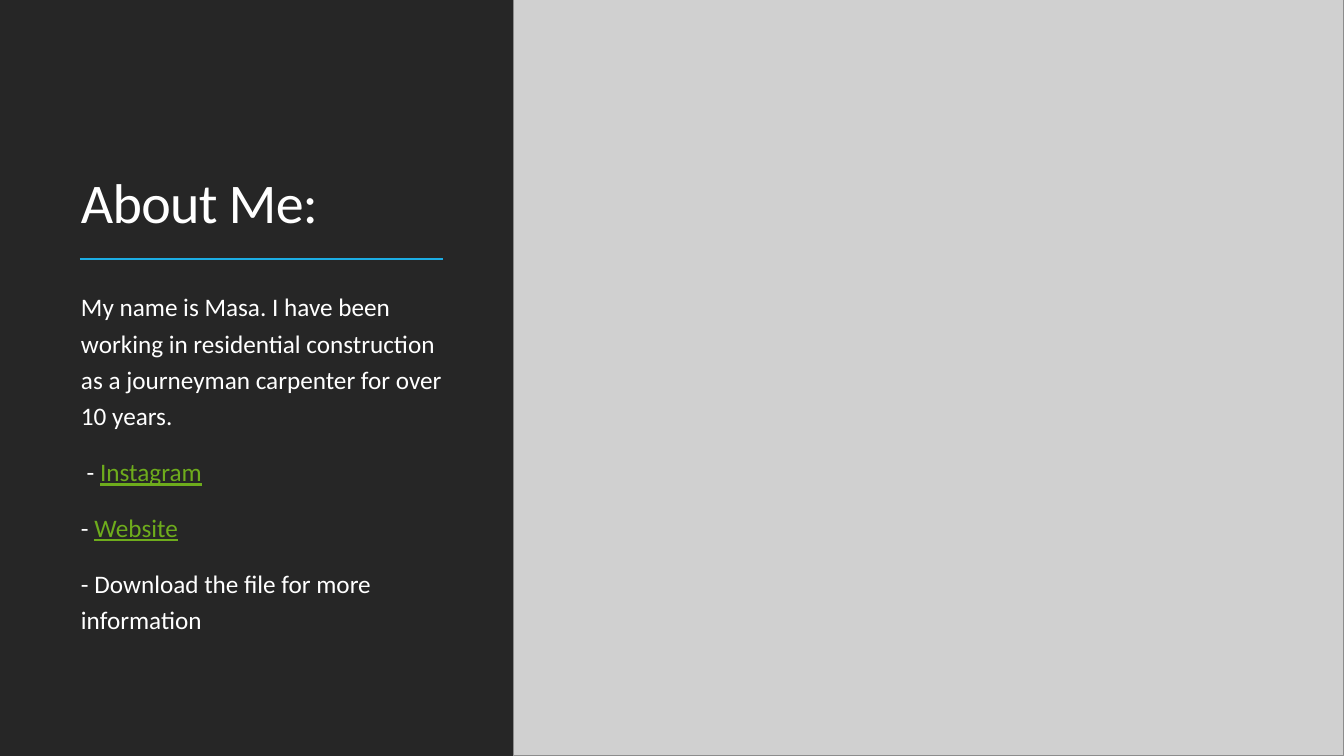
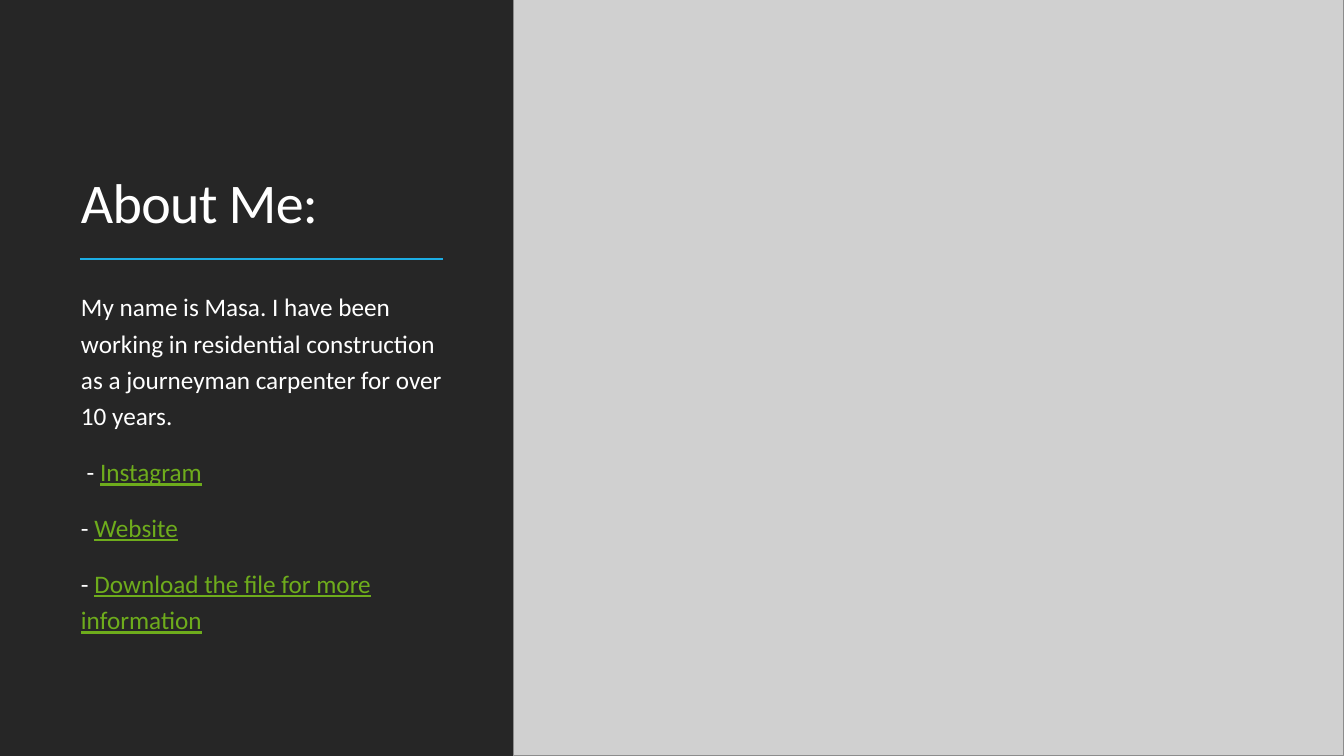
Before and after one commit to masaichig0/MobileHomePresentation, a slide deck: slide 3 of MobileHomeFlippingBusiness.pptx. Drawn at 1344x756 pixels with LibreOffice and Linux fonts; fonts in the diff are those of the drawing; grey boxes stand for pictures. Boxes give left, top, right and bottom in pixels: in the first picture for what was removed or moved away, otherwise in the second. Text is boxed around its words. In the diff, an @@ line names an element or a change of style, - is before the commit and + after.

Commit message:
small change

```diff
--- a/MobileHomeFlippingBusiness.pptx
+++ b/MobileHomeFlippingBusiness.pptx
@@ text at box(81, 575, 370, 634): text colour #FFFFFF to #6EAC1C, underline on in "Download the file for more information" @@
```
Also in this commit, not shown: 1 other slide changed.
